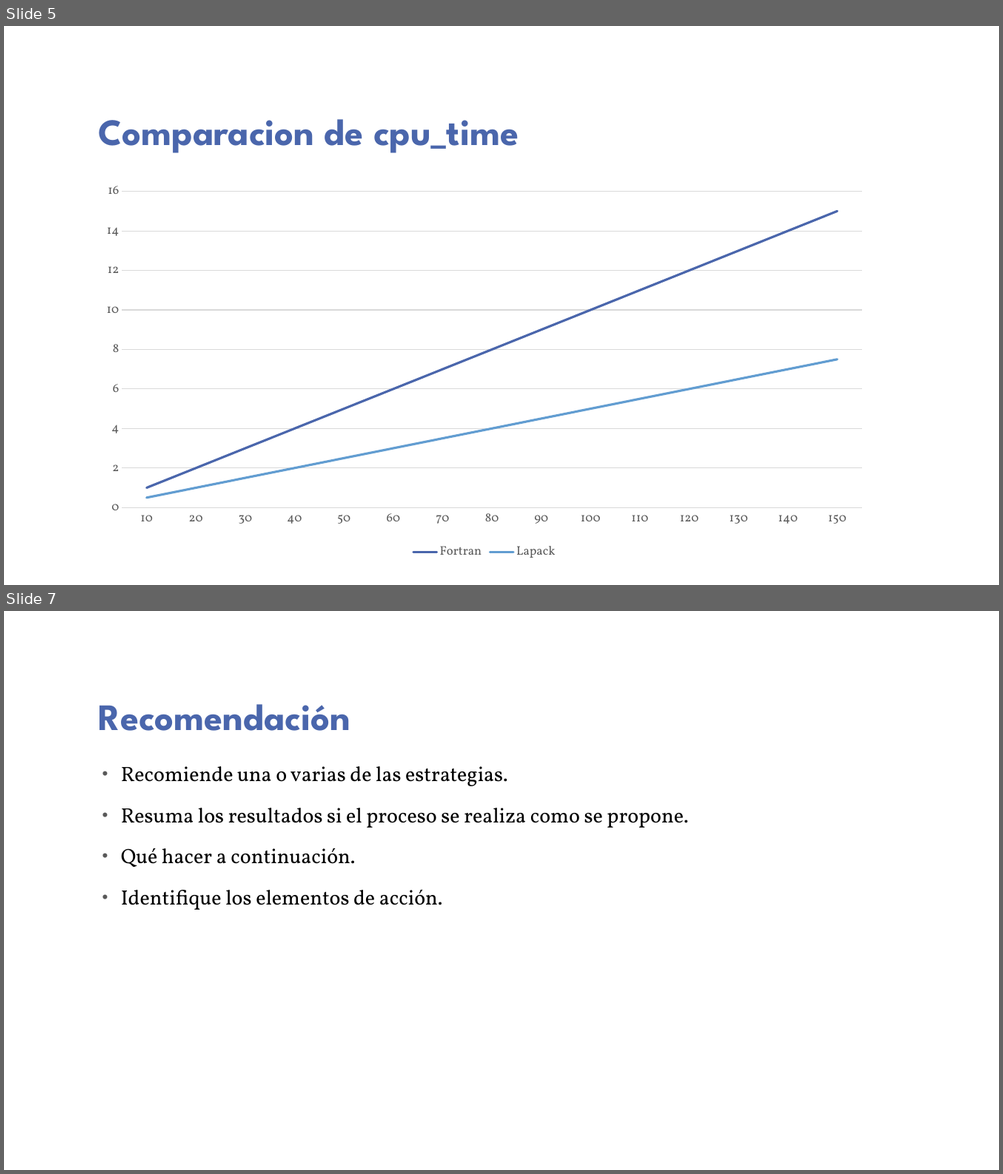
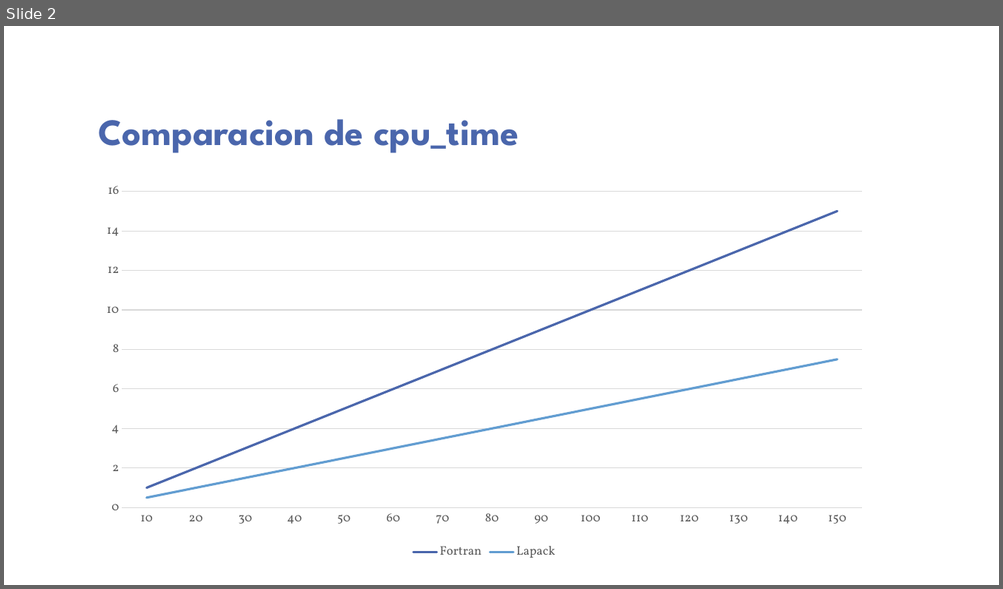
Before and after one commit to guaguaUPM/UPM, a slide deck: lu-lapack.pptx. Shown one above the other, each under a label of ours: slides 5 and 7 before the commit, slide 2 after it; the slides between them are not shown. The pictures are 1003x1174 and 1003x589 pixels, drawn with LibreOffice and Linux fonts; fonts in the diff are those of the drawing; background and template pictures are left out. Boxes give left, top, right and bottom in pixels: in the first picture for what was removed or moved away, otherwise in the second. Text is boxed around its words. In the diff, an @@ line names an element or a change of style, - is before the commit and + after.

Commit message:
pr

```diff
--- a/lu-lapack.pptx
+++ b/lu-lapack.pptx
@@ slide 7 removed at <box>4,611,999,1170</box>, background picture (left out) @@
@@ title removed at <box>99,704,350,731</box> @@
-Recomendación
@@ text removed at <box>121,766,688,910</box> @@
-• Recomiende una o varias de las estrategias.
-• Resuma los resultados si el proceso se realiza como se propone.
-• Qué hacer a continuación.
-• Identifique los elementos de acción.
@@ what was slide 5 is now slide 2 @@
```
Also in this commit, not shown: 1 slide added, 5 other slides removed.
